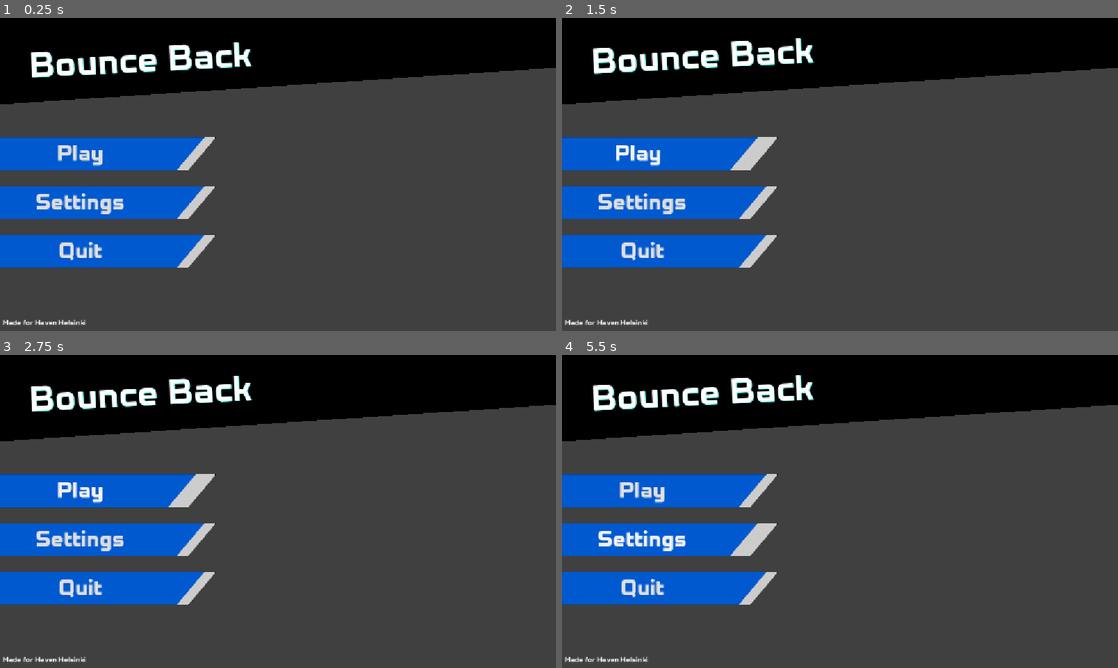
Above: before the commit, frames 1-4 (two rows, left to right).
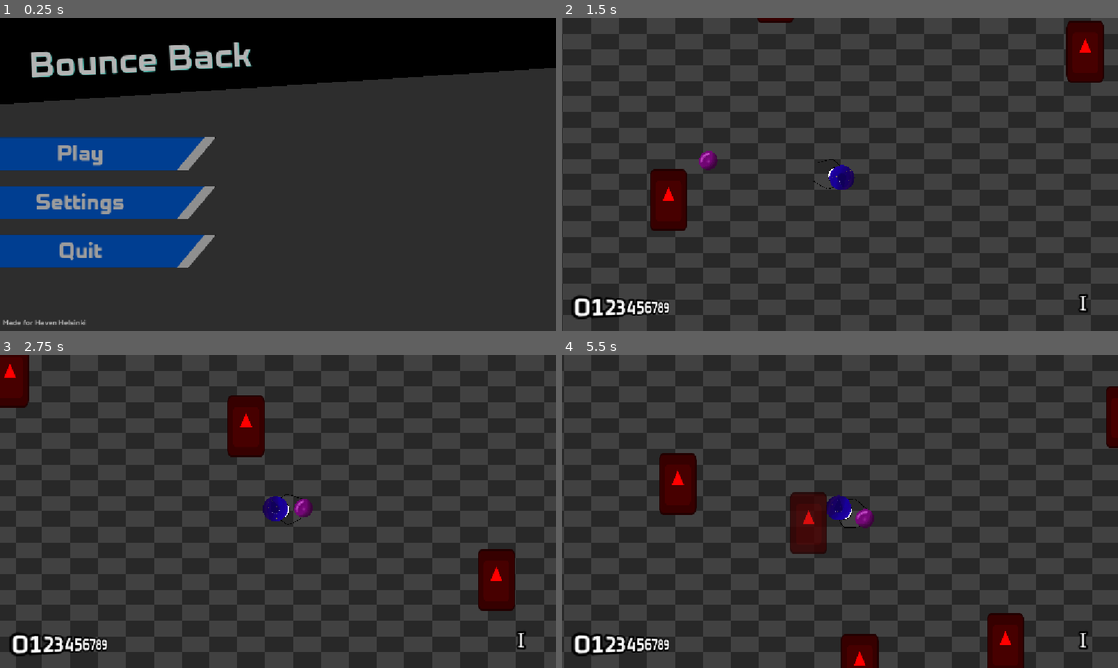
Above: after the commit, the same moments.

Repository: neilavesterinen/Haven-Bounce-Back-Shooter
Game: Godot game, scene res://Scenes/mainmenu/mainmenu.tscn
The game is run twice, just before and just after one commit, with the same random seed, the same clock (stepped at 60 frames per second) and the same inputs. The engine's default icon, where the game draws it, is replaced by a stand-in: a white triangle on a blue panel in a dark square. Sound files missing from this copy of the repository are replaced by a short silence.
Inputs (mouse positions are in pixels of both pictures, inside the frame that each line leads up to):
- Up to frame 1 (0.25 s): no input
- Up to frame 2 (1.5 s): click "Play" at 0.5 s; click (645, 152) at 1.25 s, where only the run before the commit has a clickable "Play"
- Up to frame 3 (2.75 s): tap Enter at 2 s; move the mouse to (400, 495) at 2.02 s; hold Right (ui_right) from 2.03 s (still down); click (400, 495) at 2.1 s
- Up to frame 4 (5.5 s): release Right (ui_right) at 2.75 s; drag from (728, 527) to (812, 574) at 2.77 s; move the mouse to (895, 442) at 3.52 s; hold Right (ui_right) 3.53-4.25 s; tap Keypad Enter at 3.6 s; drag from (812, 574) to (673, 464) at 4.27 s; move the mouse to (1006, 558) at 5.02 s; hold Left (ui_left) from 5.03 s (still down); tap I at 5.1 s

The runs differ from the first frame. In frame 1, 13% of the frame differs, in the area x 0-46%, y 7-98%; in frame 2, 36%; in frame 3, 37%; in frame 4, 39%, in the area x 0-100%, y 0-100%.
Error before the commit: Parse Error: Identifier "LevelManagerHelper" not declared in the current scope. (res://Scenes/mainmenu/mainmenu.gd:13)

Commit message:
Removed extra players and enemies and fixed and broke stuff

Diff:
--- a/Scenes/map/map.tscn
+++ b/Scenes/map/map.tscn
@@ -2,8 +2,6 @@
 
 [ext_resource type="Script" uid="uid://dvqkokn7366uf" path="res://Scenes/map/map.gd" id="1_jhl4n"]
 [ext_resource type="Shader" uid="uid://btk1hf5455ig" path="res://Scenes/map/checkerboard.gdshader" id="2_xjp1v"]
-[ext_resource type="PackedScene" uid="uid://ca3fe5qwrfnmj" path="res://enemy/enemy.tscn" id="3_xjp1v"]
-[ext_resource type="PackedScene" uid="uid://crntnsto002yl" path="res://player/player.tscn" id="4_q2yfs"]
 
 [sub_resource type="ShaderMaterial" id="ShaderMaterial_q5it0"]
 shader = ExtResource("2_xjp1v")
@@ -110,14 +108,3 @@
 
 [node name="Navigation" type="NavigationRegion2D" parent="." unique_id=1573960272]
 navigation_polygon = SubResource("NavigationPolygon_vcy0d")
-
-[node name="Enemy" parent="." unique_id=1634294982 instance=ExtResource("3_xjp1v")]
-position = Vector2(1290, -351)
-
-[node name="Enemy2" parent="." unique_id=2125955232 instance=ExtResource("3_xjp1v")]
-position = Vector2(1287, -100)
-
-[node name="Enemy3" parent="." unique_id=1215502127 instance=ExtResource("3_xjp1v")]
-position = Vector2(1284, 234)
-
-[node name="Player" parent="." unique_id=1329971783 instance=ExtResource("4_q2yfs")]
--- a/enemy.gd
+++ /dev/null
@@ -1,8 +0,0 @@
-extends CharacterBody2D
-class_name Enemy
-
-var health := 1
-var player := get_tree().get_first_node_in_group("player")
-
-func _process(delta: float) -> void:
-	pass
--- a/enemy/enemy.gd
+++ b/enemy/enemy.gd
@@ -1,5 +1,5 @@
 extends CharacterBody2D
-class_name EnemyNode
+class_name Enemy
 
 var MAX_HEALTH := 5
 var SPEED := 100
--- a/player/orb.gd
+++ b/player/orb.gd
@@ -65,7 +65,7 @@
 				queue_free()
 
 
-func _on_body_entered(body: EnemyNode) -> void:
+func _on_body_entered(body: Enemy) -> void:
 	if body.is_in_group("enemy"):
 		if body.take_damage:
 			body.take_damage(1)
--- a/project.godot
+++ b/project.godot
@@ -19,6 +19,10 @@
 
 GameState="*uid://b8wivnhyoarqb"
 UpgradeManager="*uid://bc12lhcf1rxw0"
+LevelManager="*uid://bxrag2lqckbb5"
+TransitionManager="*uid://ch0nah582l38w"
+LevelManagerHelper="*uid://bng0pv0r0ax0l"
+GodotUtils="*uid://d08ba8uh1qwsq"
 
 [debug]
 
Not shown, removed: enemy.gd.uid
Binary file changed: main_theme.theme
